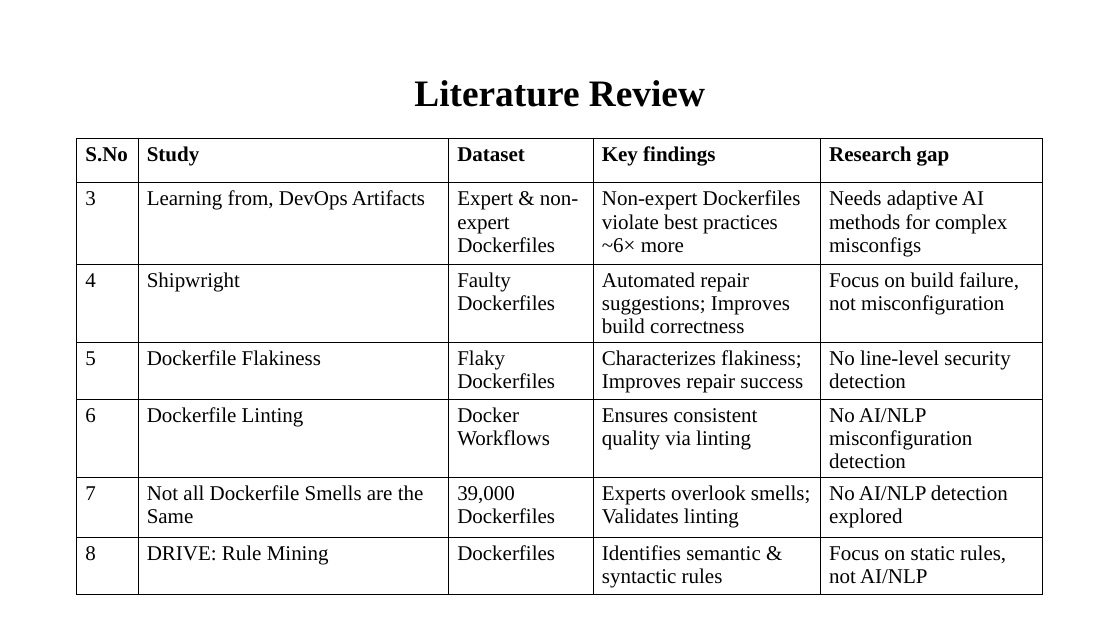
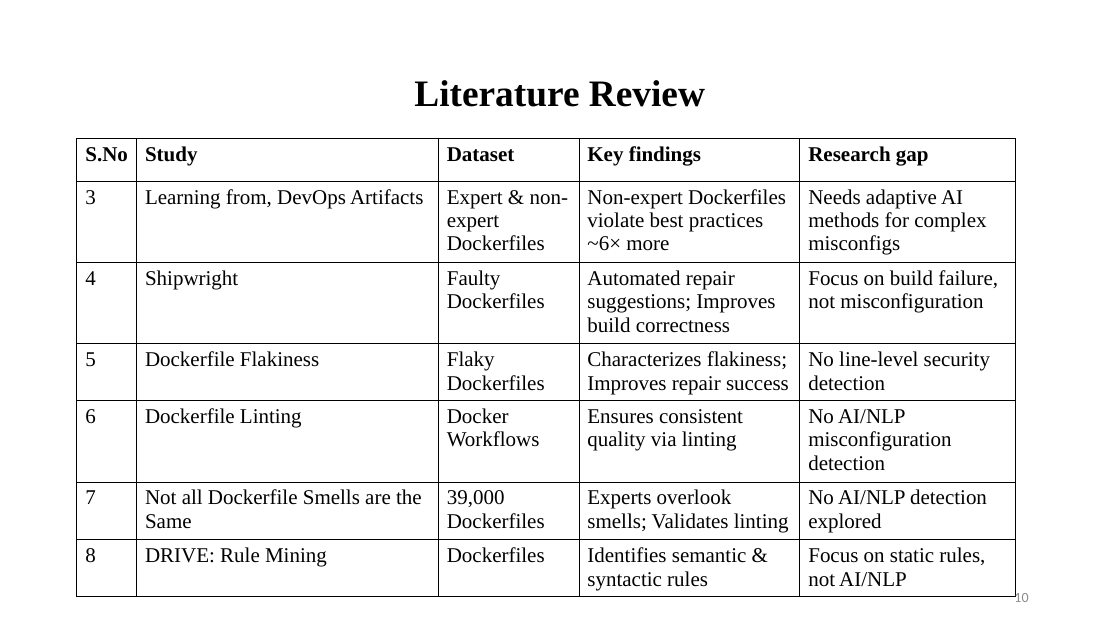
Before and after one commit to DeepakAryal/nlp-dockerlint-documentation, a slide deck: slide 10 of presentations/thesis-nlp-dockerlint-presentation-20260126.pptx. Drawn at 1120x630 pixels with LibreOffice and Linux fonts; fonts in the diff are those of the drawing. Boxes give left, top, right and bottom in pixels: in the first picture for what was removed or moved away, otherwise in the second. Text is boxed around its words. In the diff, an @@ line names an element or a change of style, - is before the commit and + after.

```diff
--- a/presentations/thesis-nlp-dockerlint-presentation-20260126.pptx
+++ b/presentations/thesis-nlp-dockerlint-presentation-20260126.pptx
@@ table: place and size @@
-table at [77, 139, 1044, 613]
+table at [77, 139, 1016, 610]
@@ page number added at [1014, 590, 1028, 602], 12 pt, text #8C8C8C @@
+10
```
Also in this commit, not shown: 32 other slides changed, 2 other files.
